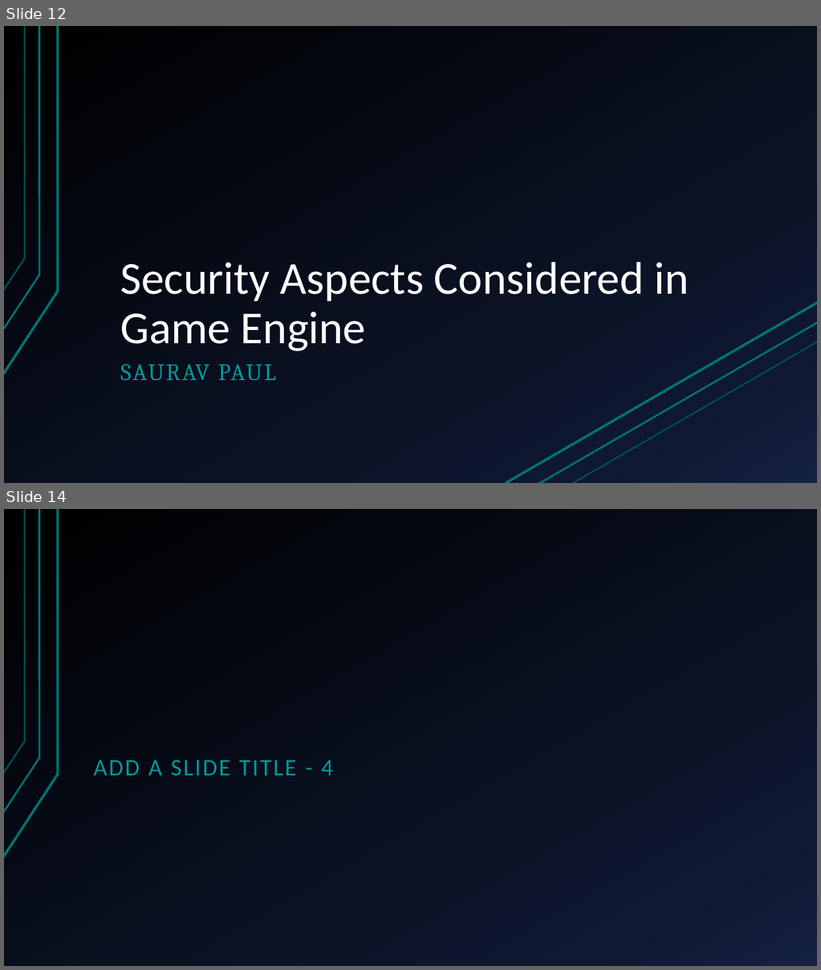
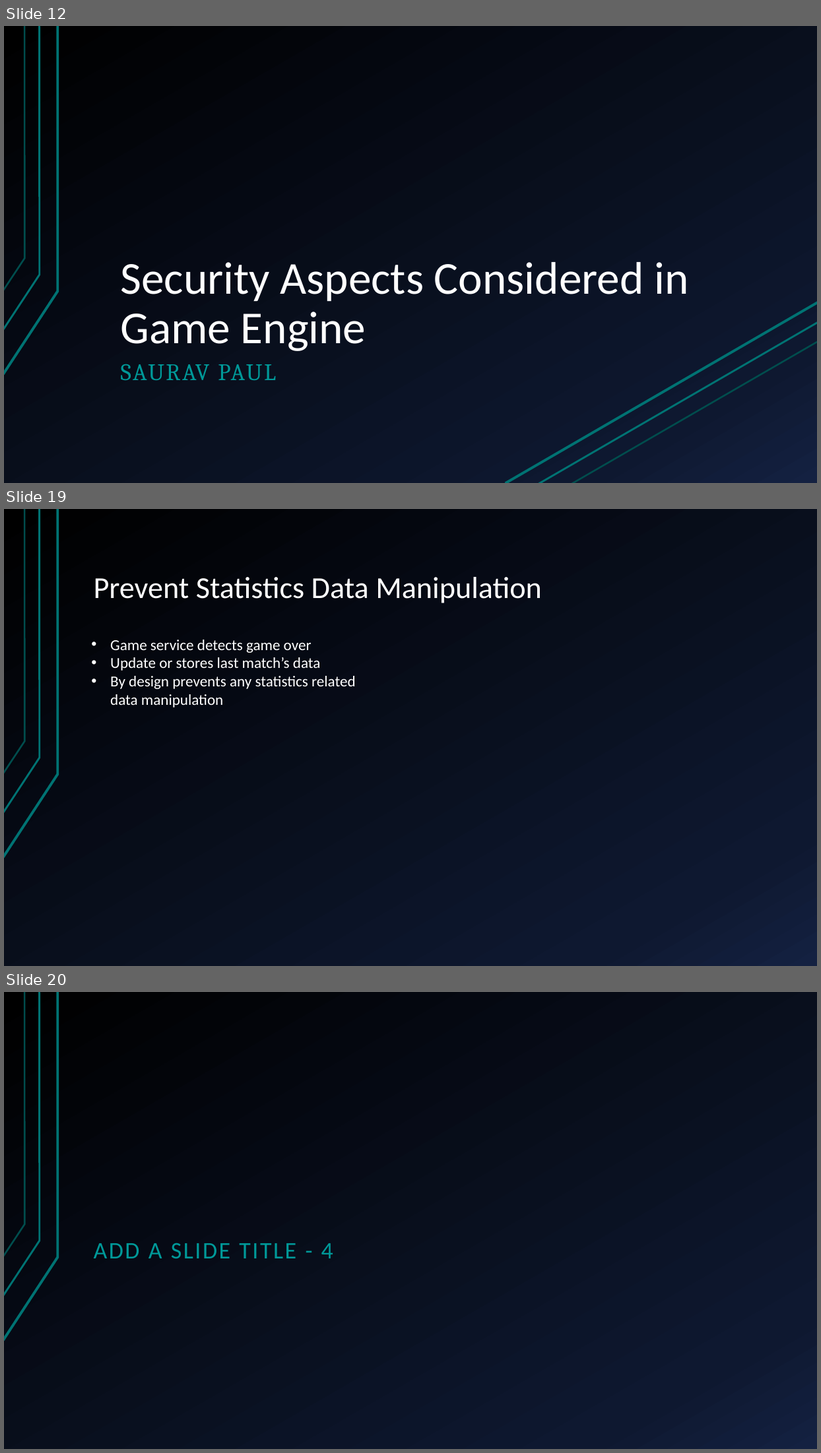
Before and after one commit to sakibh20/secure-post, a slide deck: Documentation/Bluff game.pptx. Shown one above the other, each under a label of ours: slides 12 and 14 before the commit, slides 12, 19 and 20 after it; the slides between them are not shown. The pictures are 821x970 and 821x1453 pixels, drawn with LibreOffice and Linux fonts; fonts in the diff are those of the drawing. Boxes give left, top, right and bottom in pixels: in the first picture for what was removed or moved away, otherwise in the second. Text is boxed around its words. In the diff, an @@ line names an element or a change of style, - is before the commit and + after.

Commit message:
update readme -update presentation -add pdf report -update match api calls

```diff
--- a/Documentation/Bluff game.pptx
+++ b/Documentation/Bluff game.pptx
@@ slide 19 added at [4, 509, 817, 966], background gradient #000000 to #0F1931 to #142242; not listed: 3 template elements that a slide beside it also shows @@
@@ title added at [94, 577, 542, 603], 36 pt, text #FFFFFF @@
+Prevent Statistics Data Manipulation
@@ text added at [110, 640, 355, 708], 18 pt, text #FFFFFF @@
+• Game service detects game over
+• Update or stores last match’s data
+• By design prevents any statistics related data manipulation
@@ what was slide 14 is now slide 20 @@
```
Also in this commit, not shown: 2 slides changed, 5 other slides added, 15 other files.
